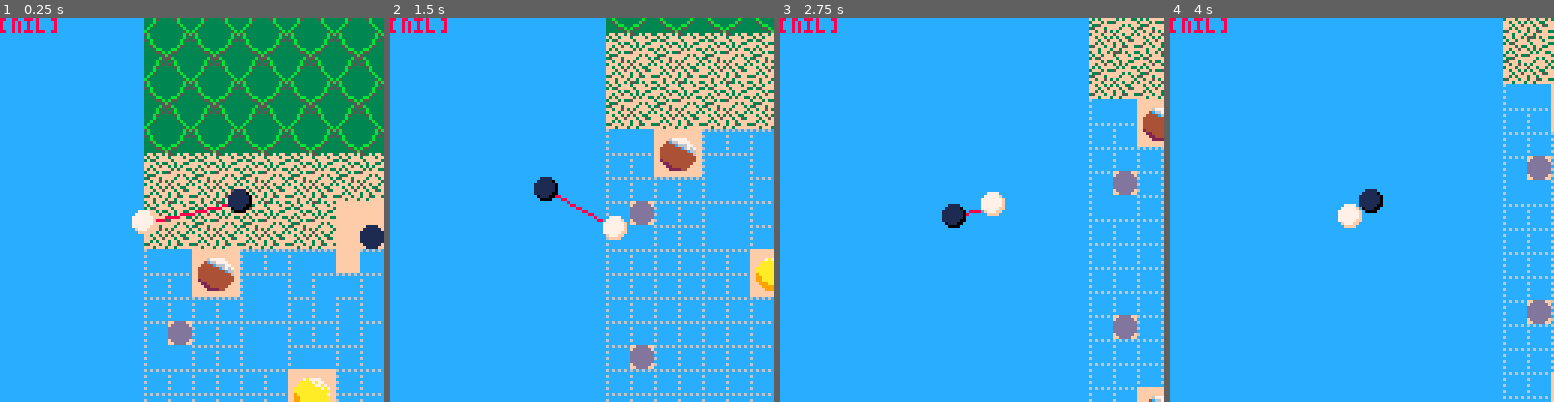
Above: before the commit, frames 1-4 (left to right).
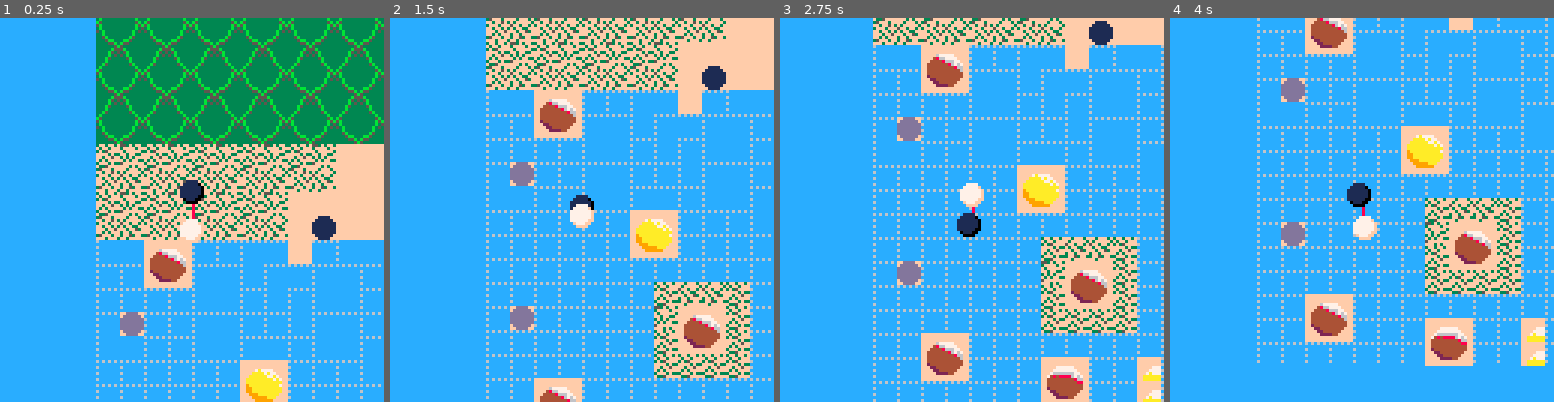
Above: after the commit, the same moments.

Repository: slembcke/ggj22
Game: PICO-8 cartridge ggj22.p8
Same seed, same stepped clock (60 frames per second), same inputs: the game is played once before the commit and once after it.
Inputs:
- Up to frame 1 (0.25 s): no input
- Up to frame 2 (1.5 s): tap X (X key) at 0.33, 1.07 s; tap O (Z key) at 0.7 s
- Up to frame 3 (2.75 s): hold Right 1.6-2.1 s; tap O (Z key) at 1.7, 2.1, 2.5 s; tap X (X key) at 1.85 s; hold Up 2.15-2.42 s; hold Right from 2.47 s (still down)
- Up to frame 4 (4 s): tap O (Z key) at 2.9, 3.3, 3.7 s; tap X (X key) at 2.97 s; release Right at 3.03 s; hold Left 3.08-3.58 s; hold Down 3.63-3.97 s

The runs differ from the first frame. In frame 1, 35% of the frame differs, in the area x 0-100%, y 0-100%; in frame 2, 35%; in frame 3, 29%; in frame 4, 24%.

Commit message:
collisions

Diff:
--- a/ggj22.p8
+++ b/ggj22.p8
@@ -30,16 +30,46 @@
 
 TILE_PROPS = {
 	default = {grab = GRAB_BOTH},
+	[127] = {collide = true}
 }
 
-function get_tile_prop(dot)
-	local tile = mget(dot.x1/8, dot.y1/8)
+function get_prop(x, y)
+	local tile = mget(x/8, y/8)
 	return TILE_PROPS[tile] or TILE_PROPS.default
+end
+
+function handle_corner(dot, px, py, dx, dy)
+	if get_prop(px, py).collide then
+		local dist = sqrt(dx*dx + dy*dy)
+		if dist < 4 then
+			local diff = (dist - 4)/dist
+			dot.x1 -= dx*diff
+			dot.y1 -= dy*diff
+		end
+	end
+end
+
+function dot_collide(dot)
+	-- Collide with edges first
+	local edge = dot.x1 - 4
+	if get_prop(edge, dot.y1).collide then dot.x1 += -edge & 0x7.FFFF end
+	local edge = dot.x1 + 4
+	if get_prop(edge, dot.y1).collide then dot.x1 -=  edge & 0x7.FFFF end
+	local edge = dot.y1 - 4
+	if get_prop(dot.x1, edge).collide then dot.y1 += -edge & 0x7.FFFF end
+	local edge = dot.y1 + 4
+	if get_prop(dot.x1, edge).collide then dot.y1 -=  edge & 0x7.FFFF end
+
+	-- handle_corner(dot, dot.x1 - 4, dot.y1 + 4,  dot.x1 + (-(dot.x1 - 4) & -8),  dot.y1 - ( (dot.y1 + 4) & -8))
+	handle_corner(dot, dot.x1 - 4, dot.y1 - 4,  ( dot.x1 & 0x7.FFFF),   ( dot.y1 & 0x7.FFFF))
+	handle_corner(dot, dot.x1 + 4, dot.y1 - 4, -(-dot.x1 & 0x7.FFFF),   ( dot.y1 & 0x7.FFFF))
+	handle_corner(dot, dot.x1 - 4, dot.y1 + 4,  ( dot.x1 & 0x7.FFFF),  -(-dot.y1 & 0x7.FFFF))
+	handle_corner(dot, dot.x1 + 4, dot.y1 + 4, -(-dot.x1 & 0x7.FFFF),  -(-dot.y1 & 0x7.FFFF))
 end
 
 dots = {
 	{x0=32, y0=64, x1=32, y1=64, m_inv=1, grab = GRAB_BLACK},
-	{x0=96, y0=64, x1=96, y1=64, m_inv=1, grab = GRAB_WHITE},
+	{x0=32, y0=64, x1=32, y1=64, m_inv=1, grab = GRAB_WHITE},
 }
 
 anchor, swing = dots[1], dots[2]
@@ -52,7 +82,8 @@
 	if btn5_down then wants_to_grab = true end
 	if btn5_up then wants_to_grab = false end
 
-	local can_grab = band(get_tile_prop(swing).grab, swing.grab) != 0
+	local grabable = get_prop(swing.x1, swing.y1).grab
+	local can_grab = band(grabable, swing.grab) != 0
 	if wants_to_grab and can_grab then
 		anchor, swing = swing, anchor
 		wants_to_grab = false
@@ -61,9 +92,6 @@
 	anchor.x0 = anchor.x1
 	anchor.y0 = anchor.y1
 	anchor.m_inv = 0
-
-	dot_physics(swing)
-	swing.m_inv = 1
 
 	-- Apply movement.
 	local x_inc = 0.02
@@ -74,6 +102,10 @@
 	if btn(2) then rest_len -= len_inc end
 	if btn(3) then rest_len += len_inc end
 	rest_len = max(16, min(rest_len, 32))
+
+	dot_physics(swing)
+	dot_collide(swing)
+	swing.m_inv = 1
 
 	-- Apply spring
 	if btn(4) then
@@ -89,6 +121,7 @@
 
 function _draw()
 	cls(12)
+	palt()
 
 	local dot0, dot1 = dots[1], dots[2]
 	camera(
@@ -103,7 +136,7 @@
 	spr(123, dot1.x1 - 4, dot1.y1 - 4)
 
 	camera()
-	print(dbg_msg)
+	if dbg_msg then print(dbg_msg) end
 end
 
 __gfx__
